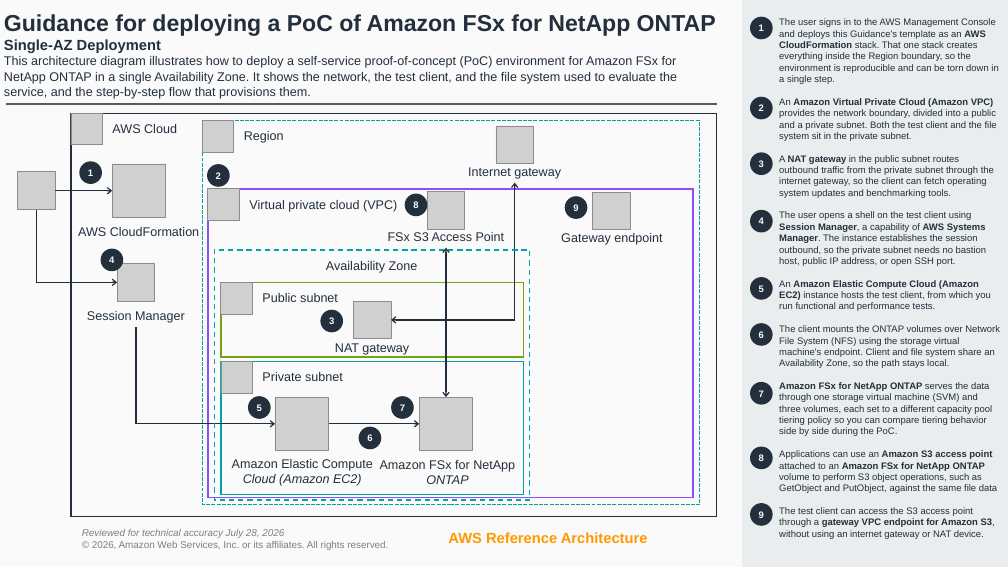
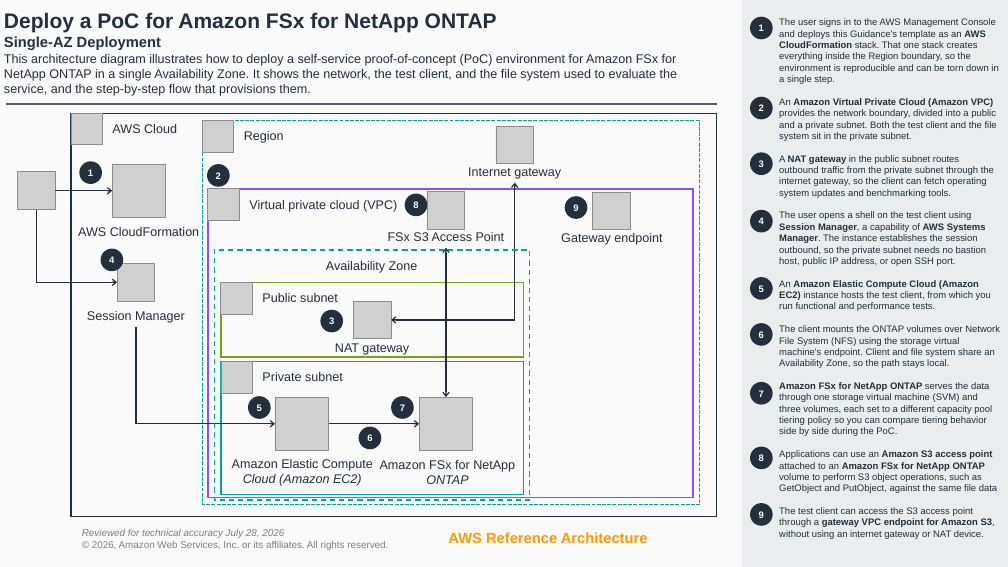
Before and after one commit to aws-solutions-library-samples/guidance-for-deploying-a-poc-for-amazon-fsx-for-netapp-ontap, a slide deck: slide 1 of assets/images/architecture-diagrams.pptx. Drawn at 1008x567 pixels with LibreOffice and Linux fonts; fonts in the diff are those of the drawing; grey boxes stand for pictures; background and template pictures are left out. Boxes give left, top, right and bottom in pixels: in the first picture for what was removed or moved away, otherwise in the second. Text is boxed around its words. In the diff, an @@ line names an element or a change of style, - is before the commit and + after.

```diff
--- a/assets/images/architecture-diagrams.pptx
+++ b/assets/images/architecture-diagrams.pptx
@@ text at (x1=4, y1=12, x2=497, y2=50): text changed; size 22 to 20 pt @@
-Guidance for deploying a PoC of Amazon FSx for NetApp ONTAP
-Single-AZ Deployment
+Deploy a PoC for Amazon FSx for NetApp ONTAP
+Single-AZ Deployment
```
Also in this commit, not shown: 1 other slide changed.
